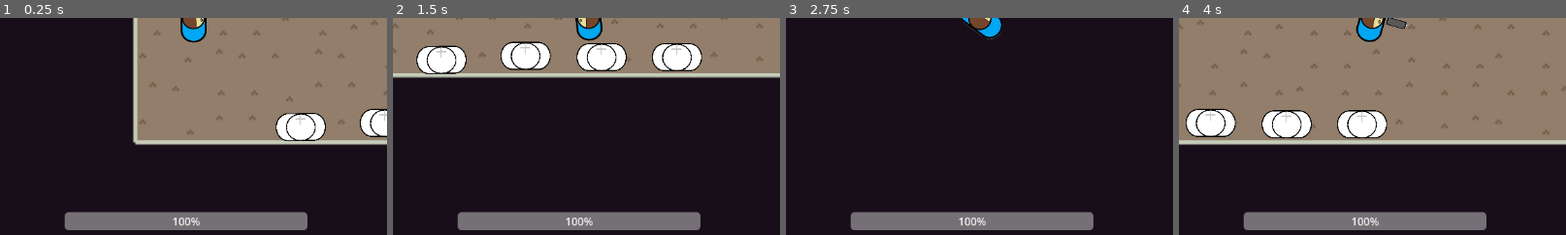
Above: before the commit, frames 1-4 (left to right).
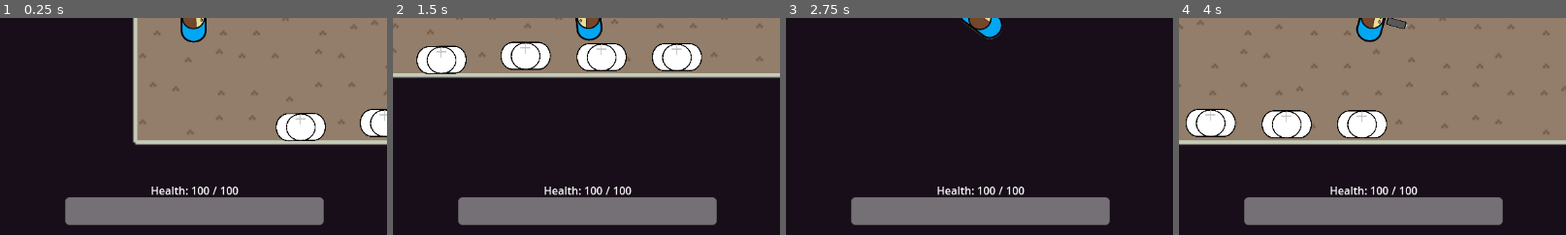
Above: after the commit, the same moments.

Repository: 18teasi/EPQ-Artifact-IT
Game: Godot game, scene res://Assets/testing scene.tscn
The game is run twice, just before and just after one commit, with the same random seed, the same clock (stepped at 60 frames per second) and the same inputs. The engine's default icon, where the game draws it, is replaced by a stand-in: a white triangle on a blue panel in a dark square.
Inputs (mouse positions are % of the whole screen's width and height, from its top left):
- Up to frame 1 (0.25 s): no input
- Up to frame 2 (1.5 s): tap Enter at 0.5 s; move the mouse to (72, 45) at 0.52 s; press the mouse at (72, 45) at 0.53 s; hold D (MoveRight) 0.53-1.28 s; move the mouse to (30, 55) at 1.27 s; release the mouse at (30, 55) at 1.28 s; hold S (MoveDown) from 1.28 s (still down); tap 0 (Weapon 0) at 1.35 s
- Up to frame 3 (2.75 s): move the mouse to (60, 28) at 2.02 s; release S (MoveDown) at 2.03 s; hold D (MoveRight) from 2.03 s (still down); tap 2 (Weapon 2) at 2.1 s
- Up to frame 4 (4 s): move the mouse to (45, 70) at 2.77 s; release D (MoveRight) at 2.78 s; hold W (MoveUp) 2.78-3.53 s; tap 1 (weapon 1) at 2.85 s; move the mouse to (80, 65) at 3.52 s; press the mouse at (80, 65) at 3.53 s; hold A (MoveLeft) from 3.53 s (still down)
The pictures show only the part of the screen within x 25-75%, y 50-100%; the shares and areas given below are measured in that part.

The runs differ from the first frame. In frame 1, 7.3% of the frame differs, in the area x 16-84%, y 77-98%; in frame 2, 7.3%; in frame 3, 7.3%; in frame 4, 7.3%.

Commit message:
Health bar and death code

Diff:
--- a/EPQ Godot project - Testing environment/EPQ Godot project - Testing environment/Assets/Characters/Basic man/Basic man.gd
+++ b/EPQ Godot project - Testing environment/EPQ Godot project - Testing environment/Assets/Characters/Basic man/Basic man.gd
@@ -18,6 +18,7 @@
 var selectedspawn = 0
 var can_primary_fire = true
 var bullet_scene = preload("res://Assets/Projectiles/Pistol_Bullet.tscn")
+var damageinstance = 0
 
 
 func on_player_primary_fire():
@@ -36,10 +37,15 @@
 	can_primary_fire = false
 	$"Primary fire cooldown".start()
 
+func hit():
+	Global.playerhealth -= damageinstance
+	print(Global.playerhealth)
+	if Global.playerhealth <= 0:
+		dead()
+
 
 # Called every frame. 'delta' is the elapsed time since the previous frame.
 func _process(delta):
-
 	#movement code
 	var direction = Input.get_vector("MoveLeft","MoveRight","MoveUp","MoveDown")
 	position += direction * SPEED * delta
@@ -59,6 +65,8 @@
 			on_player_primary_fire()
 
 		#code to handle weapon swapping
+
+	#weapon switch code
 	if Input.is_action_just_pressed("Weapon 0"):
 		weapon = 0
 		Global.weapon = 0
@@ -84,3 +92,8 @@
 
 func _on_primary_fire_cooldown_timeout():
 	can_primary_fire = true
+
+
+func dead():
+	print("dead")
+	pass
--- a/EPQ Godot project - Testing environment/EPQ Godot project - Testing environment/Player UI.gd
+++ b/EPQ Godot project - Testing environment/EPQ Godot project - Testing environment/Player UI.gd
@@ -2,11 +2,20 @@
 
 @onready var current_ammo_label: Label = $"Ammo counter/HBoxContainer/Current_Ammo_Label"
 @onready var max_ammo_label: Label = $"Ammo counter/HBoxContainer/Max_Ammo_Label"
+@onready var health_bar: ProgressBar = $"Health counter/Bar/Health_Bar"
+@onready var max_health_label: Label = $"Health counter/Label/HBoxContainer/Max_Health_Label"
+@onready var current_health_label: Label = $"Health counter/Label/HBoxContainer/Current_Health_Label"
 # Called when the node enters the scene tree for the first time.
 func update_ammo_counter():
 	if Global.currentammo[Global.weapon] > -1:
 		current_ammo_label.text = str(Global.currentammo[Global.weapon])
 	max_ammo_label.text = str(Global.maxammo[Global.weapon])
+func update_health_bar():
+	health_bar.value = Global.playerhealth
+	max_health_label.text = str(Global.playermaxhealth)
+	current_health_label.text = str(Global.playerhealth)
+
 
 func _process(delta):
 	update_ammo_counter()
+	update_health_bar()
--- a/EPQ Godot project - Testing environment/EPQ Godot project - Testing environment/Player UI.tscn
+++ b/EPQ Godot project - Testing environment/EPQ Godot project - Testing environment/Player UI.tscn
@@ -39,16 +39,73 @@
 text = "Max_Ammo
 "
 
-[node name="MarginContainer" type="MarginContainer" parent="."]
-offset_left = 383.0
-offset_top = 614.0
-offset_right = 744.0
-offset_bottom = 654.0
+[node name="Health counter" type="Control" parent="."]
+layout_mode = 3
+anchor_top = 0.914
+anchor_right = 1.0
+anchor_bottom = 1.0
+offset_top = 23.728
+grow_horizontal = 2
+grow_vertical = 0
+size_flags_vertical = 4
+
+[node name="Bar" type="MarginContainer" parent="Health counter"]
+layout_mode = 1
+anchors_preset = 7
+anchor_left = 0.5
+anchor_top = 1.0
+anchor_right = 0.5
+anchor_bottom = 1.0
+offset_left = -192.0
+offset_top = -56.0
+offset_right = 192.0
+grow_horizontal = 2
+grow_vertical = 0
+size_flags_horizontal = 4
+size_flags_vertical = 4
 theme_override_constants/margin_bottom = 15
 
-[node name="ProgressBar" type="ProgressBar" parent="MarginContainer"]
+[node name="Health_Bar" type="ProgressBar" parent="Health counter/Bar"]
 layout_mode = 2
-size_flags_vertical = 4
+size_flags_vertical = 1
 tooltip_text = "Health
 "
 value = 100.0
+show_percentage = false
+
+[node name="Label" type="MarginContainer" parent="Health counter"]
+layout_mode = 1
+anchors_preset = 7
+anchor_left = 0.5
+anchor_top = 1.0
+anchor_right = 0.5
+anchor_bottom = 1.0
+offset_left = -0.5
+offset_top = -23.0
+offset_right = 0.5
+grow_horizontal = 2
+grow_vertical = 0
+theme_override_constants/margin_bottom = 55
+
+[node name="HBoxContainer" type="HBoxContainer" parent="Health counter/Label"]
+layout_mode = 2
+
+[node name="Label" type="Label" parent="Health counter/Label/HBoxContainer"]
+layout_mode = 2
+text = "Health:
+"
+
+[node name="Current_Health_Label" type="Label" parent="Health counter/Label/HBoxContainer"]
+layout_mode = 2
+text = "Current health
+"
+
+[node name="Slash" type="Label" parent="Health counter/Label/HBoxContainer"]
+layout_mode = 2
+text = "/
+"
+
+[node name="Max_Health_Label" type="Label" parent="Health counter/Label/HBoxContainer"]
+layout_mode = 2
+text = "Max_Health
+"
--- a/EPQ Godot project - Testing environment/EPQ Godot project - Testing environment/globals/Global.gd
+++ b/EPQ Godot project - Testing environment/EPQ Godot project - Testing environment/globals/Global.gd
@@ -1,4 +1,9 @@
 extends Node
+
 var currentammo = [0,0,150]
 var maxammo = [0,0,150]
 var weapon = 0
+
+
+var playerhealth = 100
+var playermaxhealth = 100
